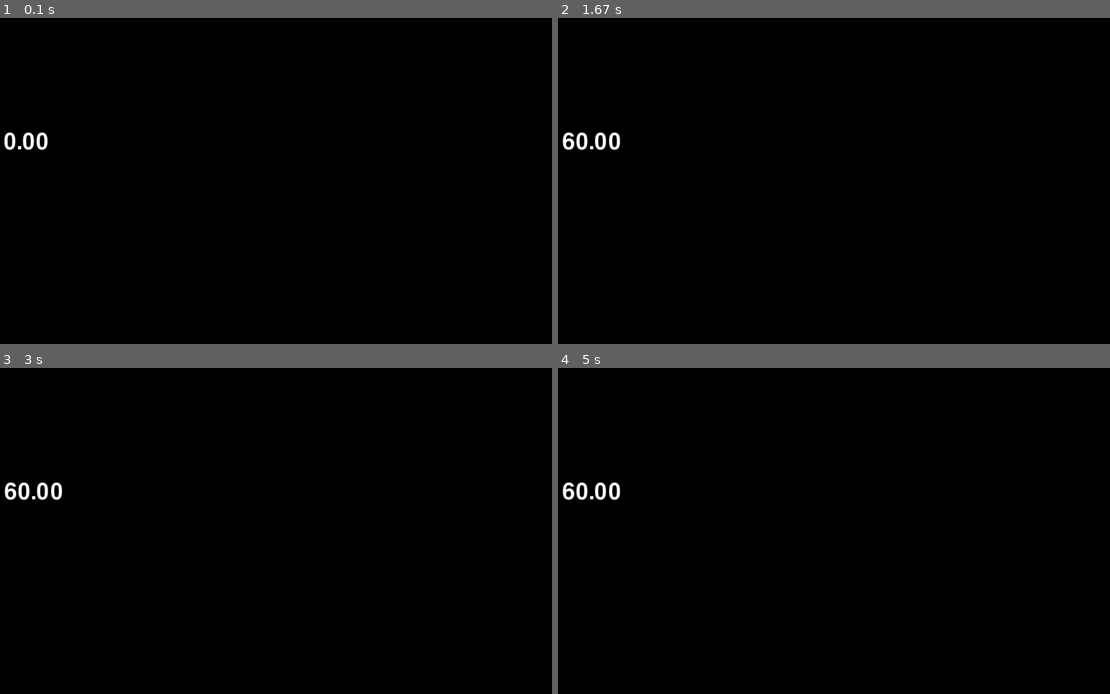
Above: before the commit, frames 1-4 (two rows, left to right).
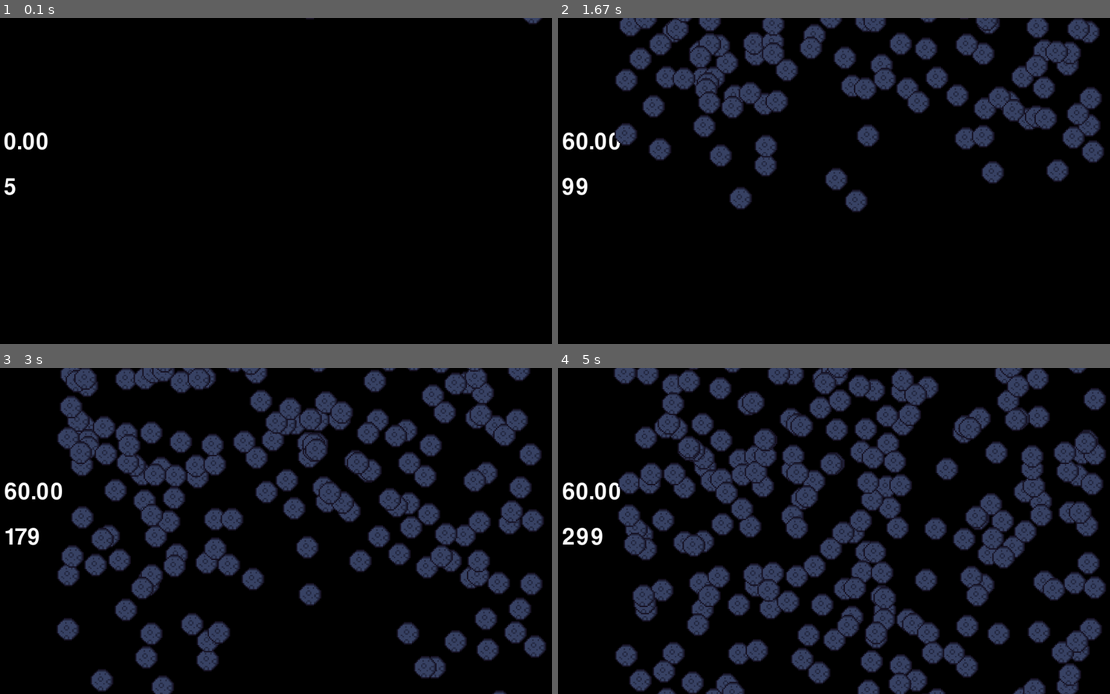
Above: after the commit, the same moments.

Repository: BaptisteFran/pygame_opengl
Game: pygame game, started from code/main.py
Two runs of this game, one before a commit and one after it. Both use one fixed random seed, a clock stepped at 60 frames per second and the inputs below.
Inputs:
- Up to frame 1 (0.1 s): no input
- Up to frame 2 (1.67 s): no input
- Up to frame 3 (3 s): no input
- Up to frame 4 (5 s): no input

The runs differ from the first frame. In frame 1, 0.1% of the frame differs, in the area x 0-99%, y 0-55%; in frame 2, 16%; in frame 3, 28%; in frame 4, 37%, in the area x 0-100%, y 0-100%.

Commit message:
added asteroid

Diff:
--- /dev/null
+++ b/code/asteroid.py
@@ -0,0 +1,14 @@
+from settings import *
+
+class Asteroid(pygame.sprite.Sprite):
+    def __init__(self, x, y):
+        super().__init__()
+        self.image = pygame.image.load(join("assets", "images", "asteroid.png")).convert_alpha()
+        self.image = pygame.transform.scale(self.image, (50, 50))
+        self.rect = self.image.get_rect()
+        self.rect.topleft = (x, y)
+
+        self.speed_y = randint(2, 5)
+
+    def update(self):
+        self.rect.y += self.speed_y
--- a/code/main.py
+++ b/code/main.py
@@ -1,6 +1,5 @@
-import pygame
-
 from settings import *
+from asteroid import Asteroid
 
 class Game:
     def __init__(self):
@@ -13,10 +12,22 @@
         self.clock = pygame.time.Clock()
         self.running = True
 
+        # groups
+        self.all_sprites = pygame.sprite.Group()
+
         # font
         self.font = pygame.font.Font(None, 74)
         self.text = "00"
+        self.text2 = 0
         self.text_surface = self.font.render(self.text, True, WHITE)
+        self.text_surface2 = self.font.render(str(self.text2), True, WHITE)
+
+
+    def spawn_asteroid(self):
+        asteroid = Asteroid(randint(150, 1200), randint(-100, -40))
+        self.all_sprites.add(asteroid)
+        self.text2 += 1
+
 
     def new(self):
         self.run()
@@ -36,10 +47,15 @@
     def update(self):
         self.text = "{:.2f}".format(self.clock.get_fps())
         self.text_surface = self.font.render(self.text, True, WHITE)  # Met à jour la surface du texte
+        self.spawn_asteroid()
+        self.text_surface2 = self.font.render(str(self.text2), True, WHITE)  # Met à jour la surface du texte
+        self.all_sprites.update()
 
     def draw(self):
         self.screen.fill(BLACK)
         self.screen.blit(self.text_surface, (50, 250))
+        self.screen.blit(self.text_surface2, (50, 350))
+        self.all_sprites.draw(self.screen)
         if DISPLAY:
             pygame.display.flip()
         else:
--- a/code/settings.py
+++ b/code/settings.py
@@ -1,4 +1,7 @@
 import pygame
+from random import *
+from os.path import join
+from os import walk
 
 DISPLAY=True
 WINDOW_WIDTH, WINDOW_HEIGHT = 1280, 720
Binary file added: assets/images/asteroid.png
